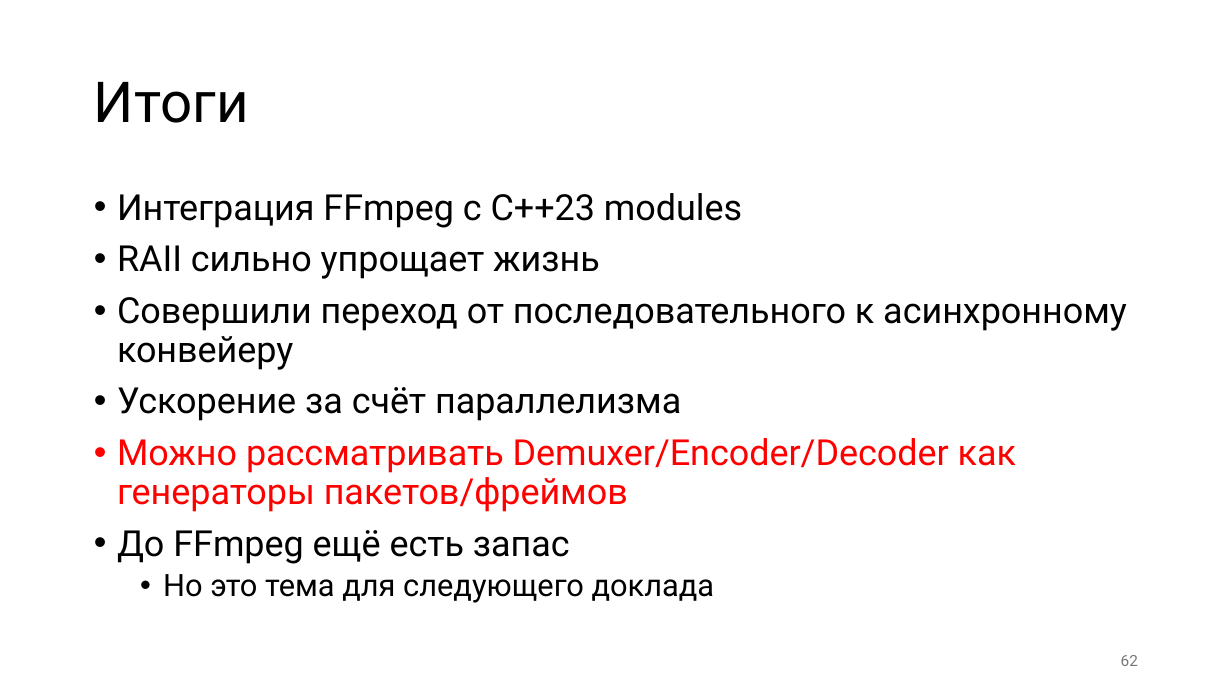
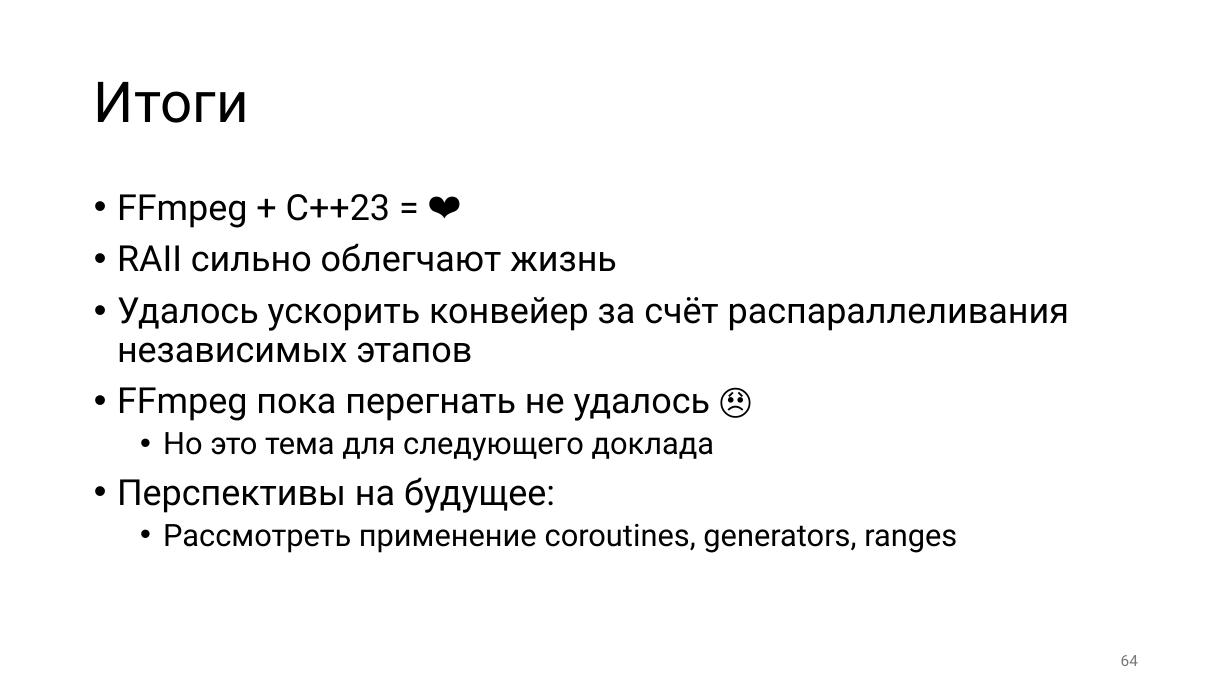
Before and after one commit to alexey-malov/ffmpeg-transcoder-demo, a slide deck: slide 64 of ffmpeg without pain.pptx (slide 62 before the commit). Drawn at 1232x693 pixels with LibreOffice and Linux fonts; fonts in the diff are those of the drawing. Boxes give left, top, right and bottom in pixels: in the first picture for what was removed or moved away, otherwise in the second. Text is boxed around its words. In the diff, an @@ line names an element or a change of style, - is before the commit and + after.

```diff
--- a/ffmpeg without pain.pptx
+++ b/ffmpeg without pain.pptx
@@ text at (117, 194, 1069, 421): text changed @@
-• Интеграция FFmpeg с C++23 modules
-• RAII сильно упрощает жизнь
-• Совершили переход от последовательного к асинхронному конвейеру
-• Ускорение за счёт параллелизма
-• Можно рассматривать Demuxer/Encoder/Decoder как генераторы пакетов/фреймов
-• До FFmpeg ещё есть запас
+• FFmpeg + C++23 = ❤️
+• RAII сильно облегчают жизнь
+• Удалось ускорить конвейер за счёт распараллеливания независимых этапов
+• FFmpeg пока перегнать не удалось 😞
@@ text at (117, 477, 957, 553): paragraphs added @@
+• Перспективы на будущее:
+  • Рассмотреть применение coroutines, generators, ranges
@@ page number at (1121, 655, 1138, 666): text changed @@
-62
+64
```
Also in this commit, not shown: 5 other slides changed, 2 slides added.
